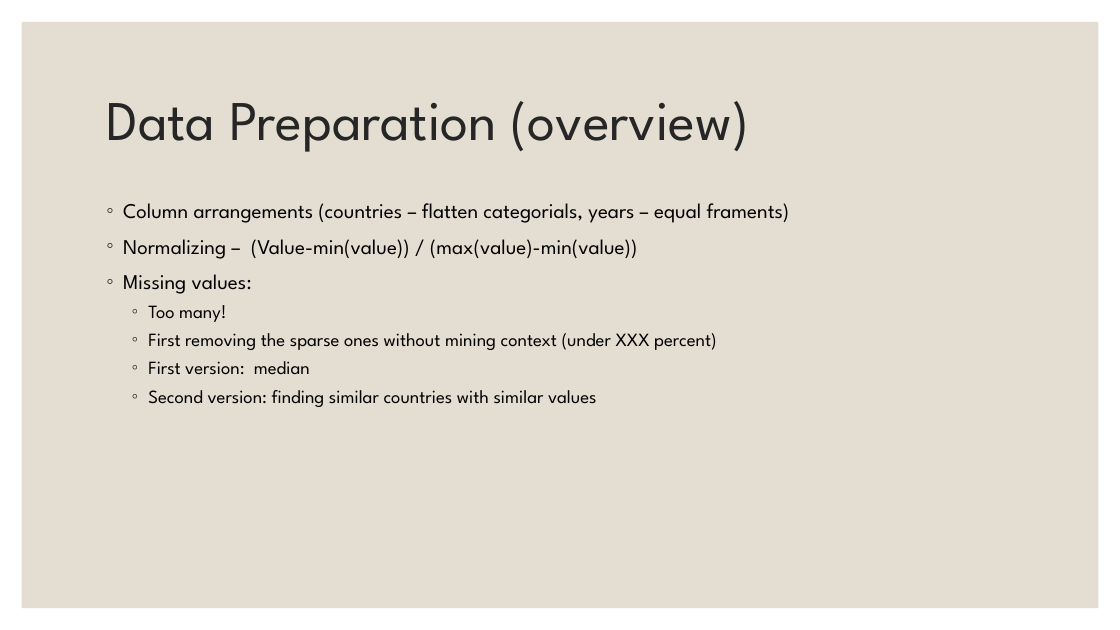
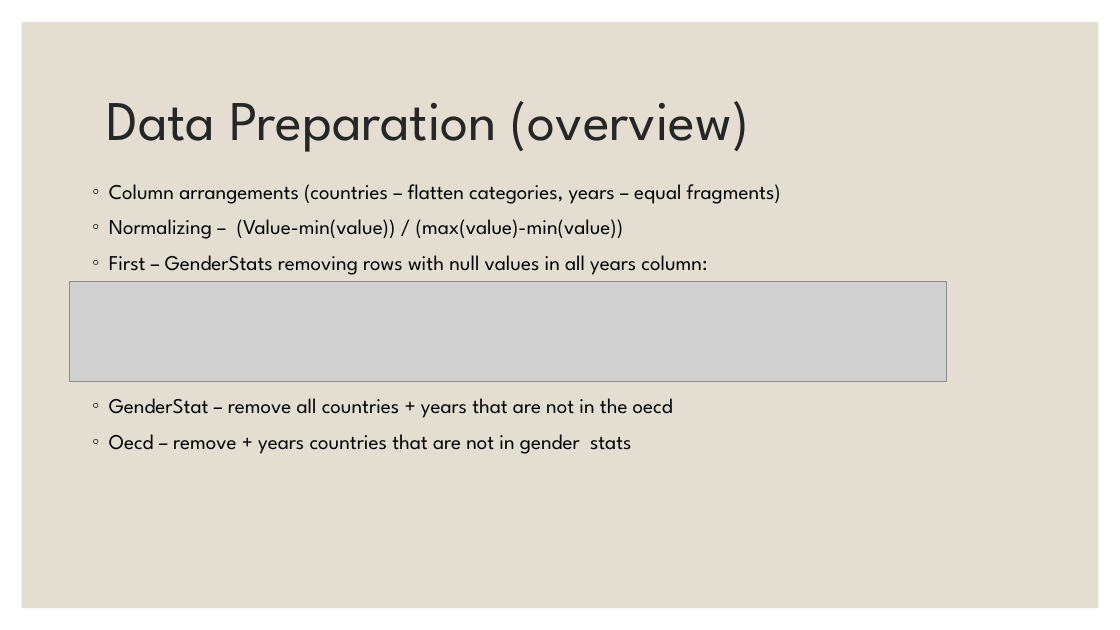
Before and after one commit to EylonSaadon/DataScienceWorkShop, a slide deck: slide 5 of Sallary gap predictionfrom Project Demo.pptx (slide 6 before the commit). Drawn at 1120x630 pixels with LibreOffice and Linux fonts; fonts in the diff are those of the drawing; grey boxes stand for pictures. Boxes give left, top, right and bottom in pixels: in the first picture for what was removed or moved away, otherwise in the second. Text is boxed around its words. In the diff, an @@ line names an element or a change of style, - is before the commit and + after.

```diff
--- a/Sallary gap predictionfrom Project Demo.pptx
+++ b/Sallary gap predictionfrom Project Demo.pptx
@@ text "Column arrangements (countries – flatten ...": place and size @@
-text "Column arrangements (countries – flatten ..." at [123,203,790,407]
+text "Column arrangements (countries – flatten ..." at [109,184,781,454]
@@ text at [109,184,781,204]: text changed @@
-◦ Column arrangements (countries – flatten categorials, years – equal framents)
+◦ Column arrangements (countries – flatten categories, years – equal fragments)
@@ text at [109,255,707,454]: text changed; size 16 to 18 pt @@
-◦ Missing values:
-  ◦ Too many!
-  ◦ First removing the sparse ones without mining context (under XXX percent)
-  ◦ First version: median
-  ◦ Second version: finding similar countries with similar values
+◦ First – GenderStats removing rows with null values in all years column:
+◦ GenderStat – remove all countries + years that are not in the oecd
+◦ Oecd – remove + years countries that are not in gender stats
@@ picture added at [70,281,947,381] @@
```
Also in this commit, not shown: 5 other slides changed, 1 slide added, 1 slide removed.
